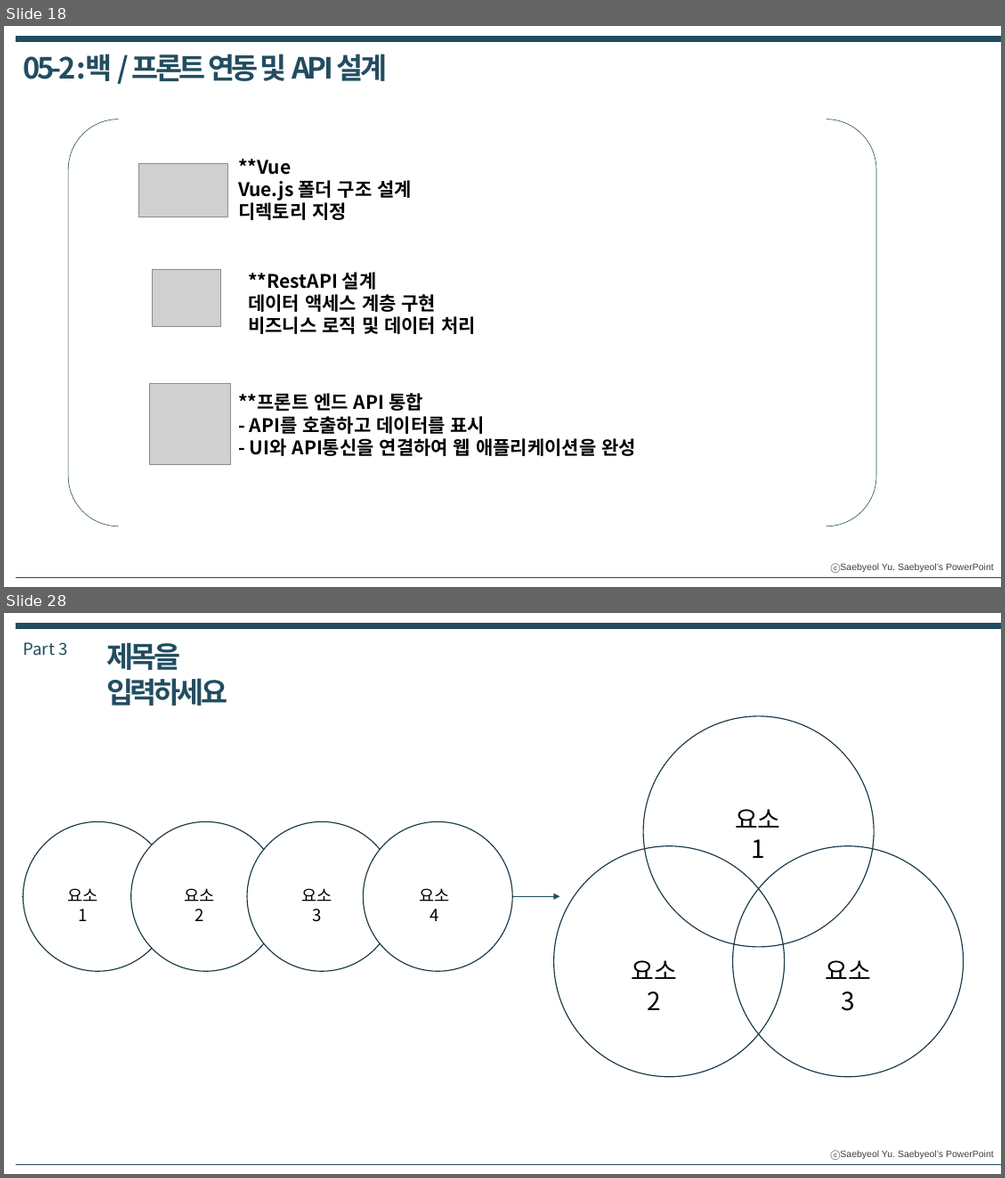
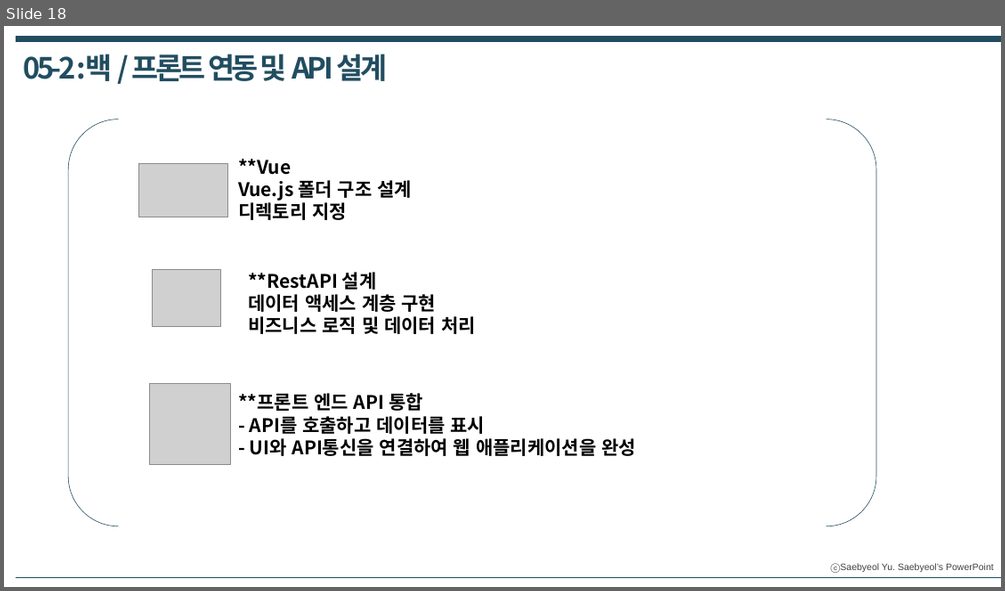
Before and after one commit to DongHyukLeeee/StopUsingGPT, a slide deck: SSAFY_Project발표_GPT그만쓰조_231105_1010.pptx. Shown one above the other, each under a label of ours: slides 18 and 28 before the commit, slide 18 after it; the slides between them are not shown. The pictures are 1005x1178 and 1005x591 pixels, drawn with LibreOffice and Linux fonts; fonts in the diff are those of the drawing; grey boxes stand for pictures. Boxes give left, top, right and bottom in pixels: in the first picture for what was removed or moved away, otherwise in the second. Text is boxed around its words. In the diff, an @@ line names an element or a change of style, - is before the commit and + after.

```diff
--- a/SSAFY_Project발표_GPT그만쓰조_231105_1010.pptx
+++ b/SSAFY_Project발표_GPT그만쓰조_231105_1010.pptx
@@ slide 28 removed at <box>4,613,1001,1174</box>, background #FFFFFF; not listed: 1 template element that a slide beside it also shows @@
@@ line removed from (16, 626) to (1001, 626) @@
@@ text removed at <box>23,642,67,656</box> @@
-Part 3
@@ text removed at <box>106,642,227,706</box> @@
-제목을 입력하세요
@@ ellipse removed at <box>643,716,874,947</box> @@
@@ ellipse removed at <box>23,821,172,971</box> @@
@@ ellipse removed at <box>131,821,281,971</box> @@
@@ ellipse removed at <box>247,821,396,971</box> @@
@@ ellipse removed at <box>363,821,512,971</box> @@
@@ text removed at <box>735,809,781,858</box> @@
-요소 1
@@ ellipse removed at <box>554,846,784,1077</box> @@
@@ ellipse removed at <box>733,846,963,1077</box> @@
@@ arrow removed from (22, 896) to (559, 896) @@
@@ text removed at <box>67,888,97,921</box> @@
-요소 1
@@ text removed at <box>185,888,215,921</box> @@
-요소 2
@@ text removed at <box>302,888,332,922</box> @@
-요소 3
@@ text removed at <box>419,888,449,921</box> @@
-요소 4
@@ text removed at <box>631,960,678,1010</box> @@
-요소 2
@@ text removed at <box>825,960,871,1011</box> @@
-요소 3
@@ line removed from (16, 1164) to (1001, 1164) @@
```
Also in this commit, not shown: 10 slides changed, 15 other slides removed.
